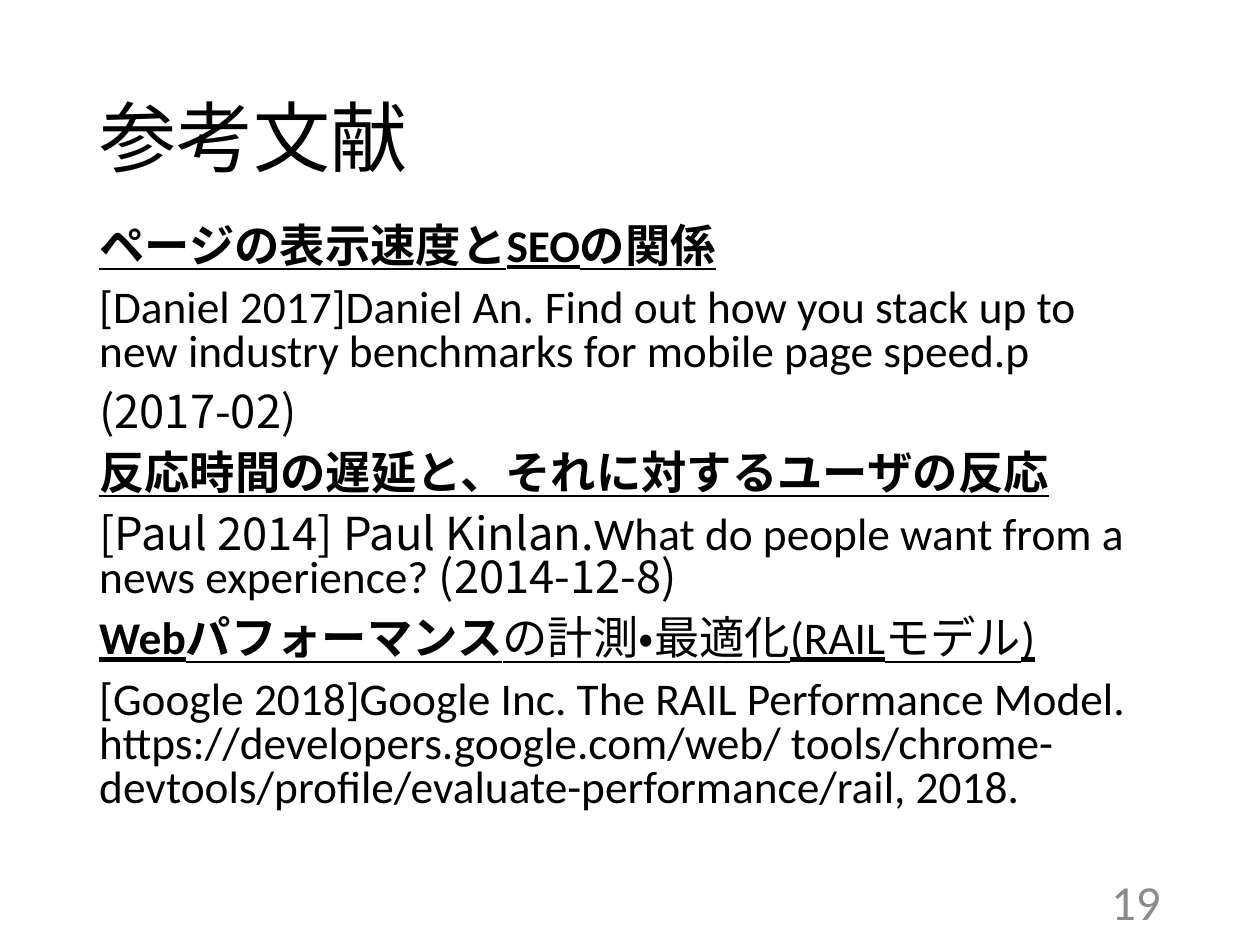
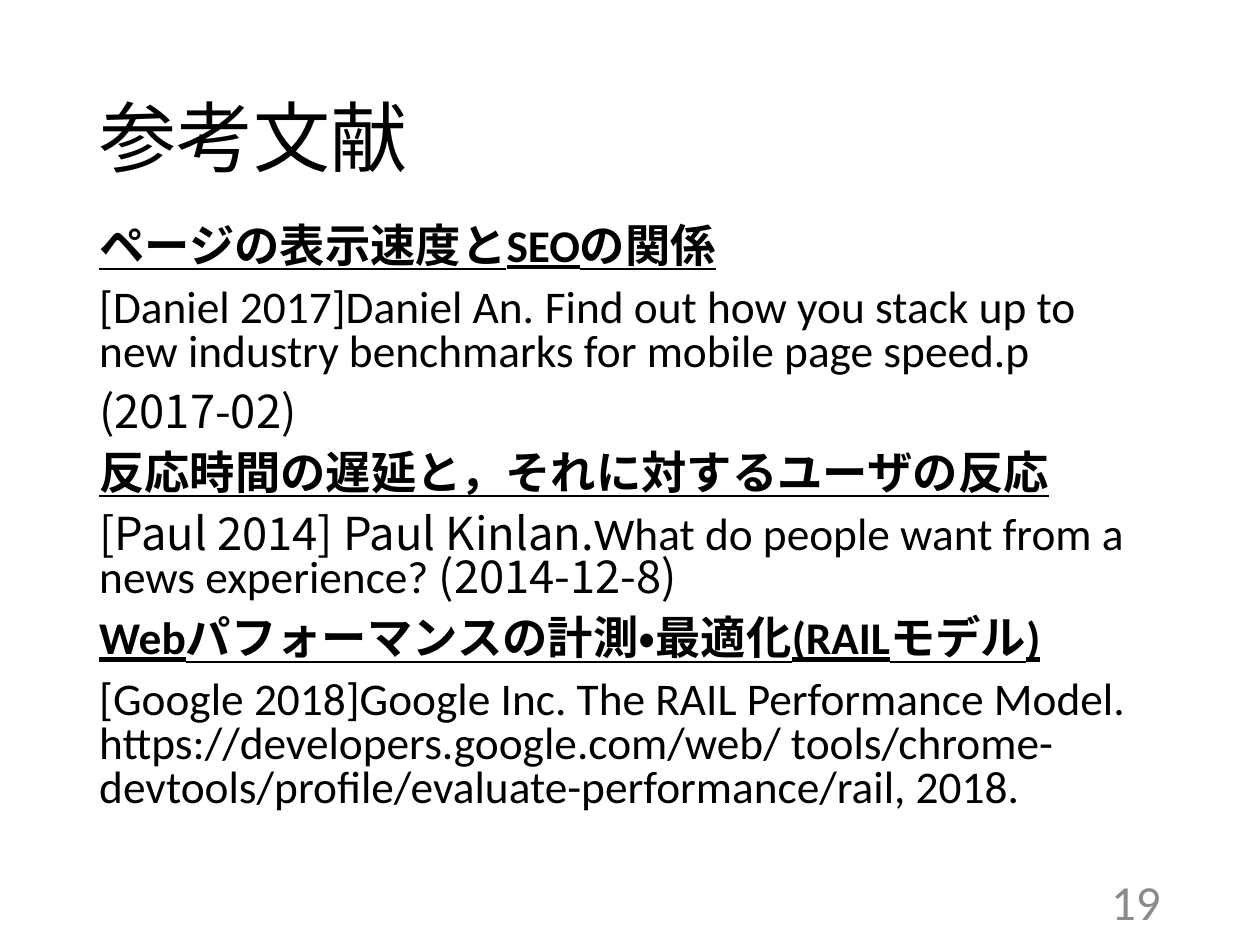
Before and after one commit to kait-takanolab/1821086_matsuo_thesis, a slide deck: slide 19 of 発表用/1821086_卒業研究発表会.pptx. Drawn at 1260x945 pixels with LibreOffice and Linux fonts; fonts in the diff are those of the drawing. Boxes give left, top, right and bottom in pixels: in the first picture for what was removed or moved away, otherwise in the second. Text is boxed around its words. In the diff, an @@ line names an element or a change of style, - is before the commit and + after.

```diff
--- a/発表用/1821086_卒業研究発表会.pptx
+++ b/発表用/1821086_卒業研究発表会.pptx
@@ text at [99, 450, 1049, 497]: text changed @@
-反応時間の遅延と、それに対するユーザの反応
+反応時間の遅延と，それに対するユーザの反応
@@ text at [99, 617, 1040, 663]: bold on in "Webパフォーマンスの計測・最適化(RAILモデル)" @@
```
Also in this commit, not shown: 4 other slides changed, 3 slides added, 3 slides removed, 1 other file.
